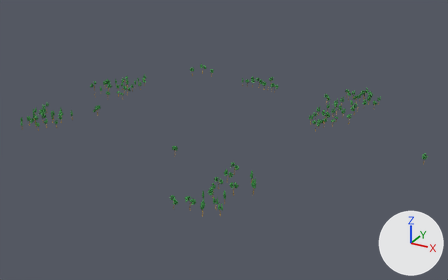
A saved change to the FBX model Assets/Models/Level/trees.fbx.
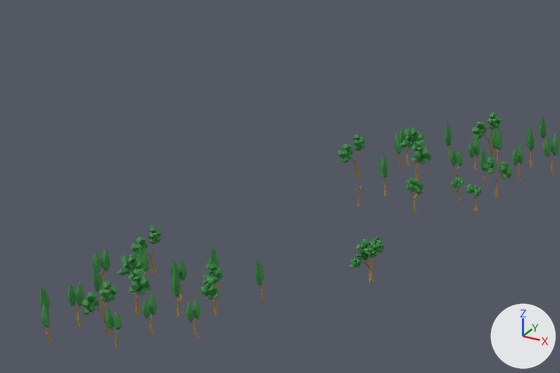
Each version is shown whole from a 50 mm lens placed at (-1.11, -14.42, 5.86), pointed at (-7.84, -2.18, -0.26), then close up on the part from 2% to 32% of the width and 18% to 49% of the height. The lights are fixed; the arrows at lower right show +X, +Y and +Z. Where no turn or scale is listed for an object, it has been applied to the vertices.

Objects in the first close-up: 'big_tree', 'tree15', 'tree36', 'tree37', 'tree38', 'tree55', 'tree59', 'tree67', 'tree85', 'tree91', 'tree92'.
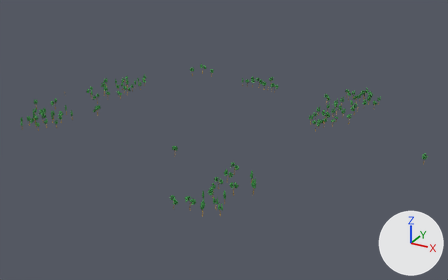
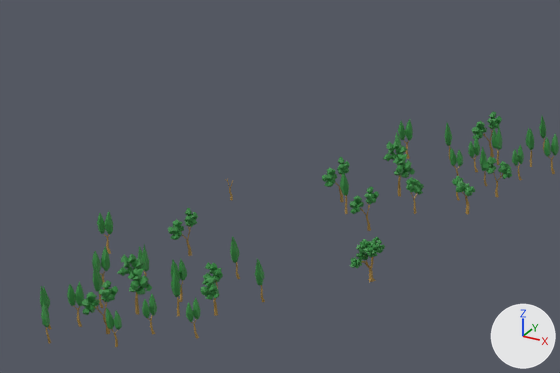
Where the newer file only moved an object's origin or applied its transform, the numbers keep the older frame.

Pixel boxes [x1, y1, x2, y2] of what changed, in the close-ups (560 x 373 px):
'tree91', mesh moved
    before: [400, 127, 433, 180]
    after: [383, 141, 415, 196]
'tree67', mesh moved
    before: [132, 225, 162, 273]
    after: [168, 208, 198, 256]
'tree92', mesh moved
    before: [338, 133, 365, 178]
    after: [322, 157, 350, 202]
'tree122', added
    after: [350, 186, 379, 231]
    faces in mat_tree_green (green #338b40): [350, 186, 379, 214]
'tree37', moved
    before: [466, 183, 482, 212]
    after: [456, 181, 475, 214]
'tree85', moved
    before: [379, 156, 388, 196]
    after: [340, 173, 349, 214]
'tree15', moved
    before: [210, 245, 220, 289]
    after: [230, 237, 240, 279]
'tree121', added
    after: [97, 211, 113, 254]
    faces in mat_tree_green (green #338b40): [97, 211, 113, 234]

What the commit changed:
me_mesh_075 has 306 vertices, 512 faces and spans x -0.111..0.132, y -0.105..0.075, z -0.163..0.208.
me_mesh_075 is used by ob_tree91; location (-11.95, -1.435, 0.222).
me_mesh_075 part 2: the whole mesh is moved by (0.0, -0.186, -0.04).
me_mesh_076 has 306 vertices, 512 faces and spans x -0.074..0.056, y -0.108..0.094, z -0.132..0.168.
me_mesh_076 is used by ob_tree92; location (-12.239, -1.717, 0.254).
me_mesh_076 part 3: the whole mesh is moved by (0.0, -0.172, -0.114).
me_mesh_055 has 306 vertices, 512 faces and spans x -0.074..0.056, y -0.108..0.094, z -0.132..0.168.
me_mesh_055 is used by ob_tree67; location (-12.386, -3.454, 0.15).
me_mesh_055 part 1: the whole mesh is moved by (0.0, 0.312, 0.01).
Mesh me_mesh_103 is new.
It has 306 vertices, 512 faces and spans x -0.089..0.064, y -0.098..0.086, z -0.126..0.16.
Faces by material slot: [68, 444].
It uses material mat_tree_bark__brown (brown #a3813c).
It uses material mat_tree_green (green #338b40).
Mesh me_mesh_102 is new.
It has 78 vertices, 138 faces and spans x -0.05..0.05, y -0.033..0.031, z -0.141..0.141.
Faces by material slot: [80, 58].
It uses material mat_tree_green (green #338b40).
It uses material mat_tree_bark__brown (brown #a3813c).
Object 'tree37' (ob_tree37) moves from (-11.402, -1.556, 0.083) to (-11.402, -1.644, 0.111).
Object 'tree85' (ob_tree85) moves from (-11.994, -1.725, 0.193) to (-11.994, -2.115, 0.193).
Object 'tree15' (ob_tree15) moves from (-11.891, -3.435, 0.138) to (-11.891, -3.257, 0.138).
Object 'tree122' (ob_tree122) is new; it shows me_mesh_103.
Its location is (-11.732, -2.234, 0.142).
Object 'tree121' (ob_tree121) is new; it shows me_mesh_102.
Its location is (-12.918, -3.276, 0.139).
